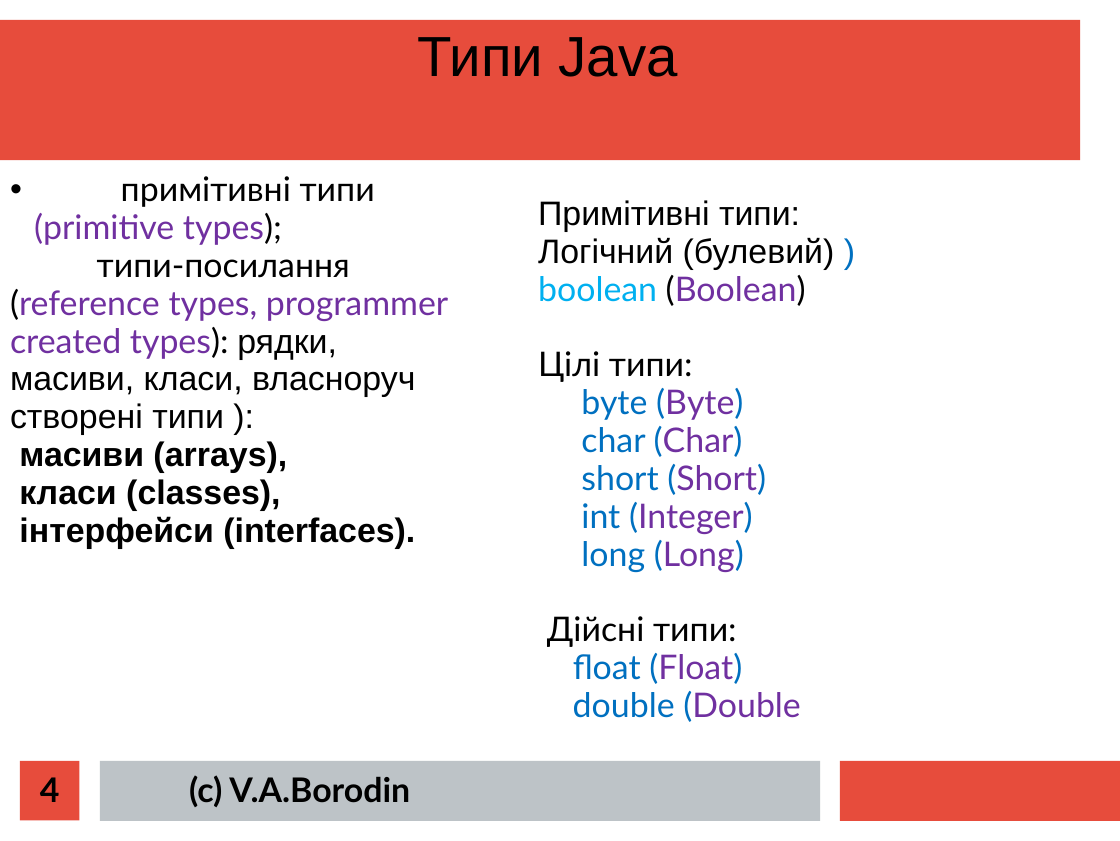
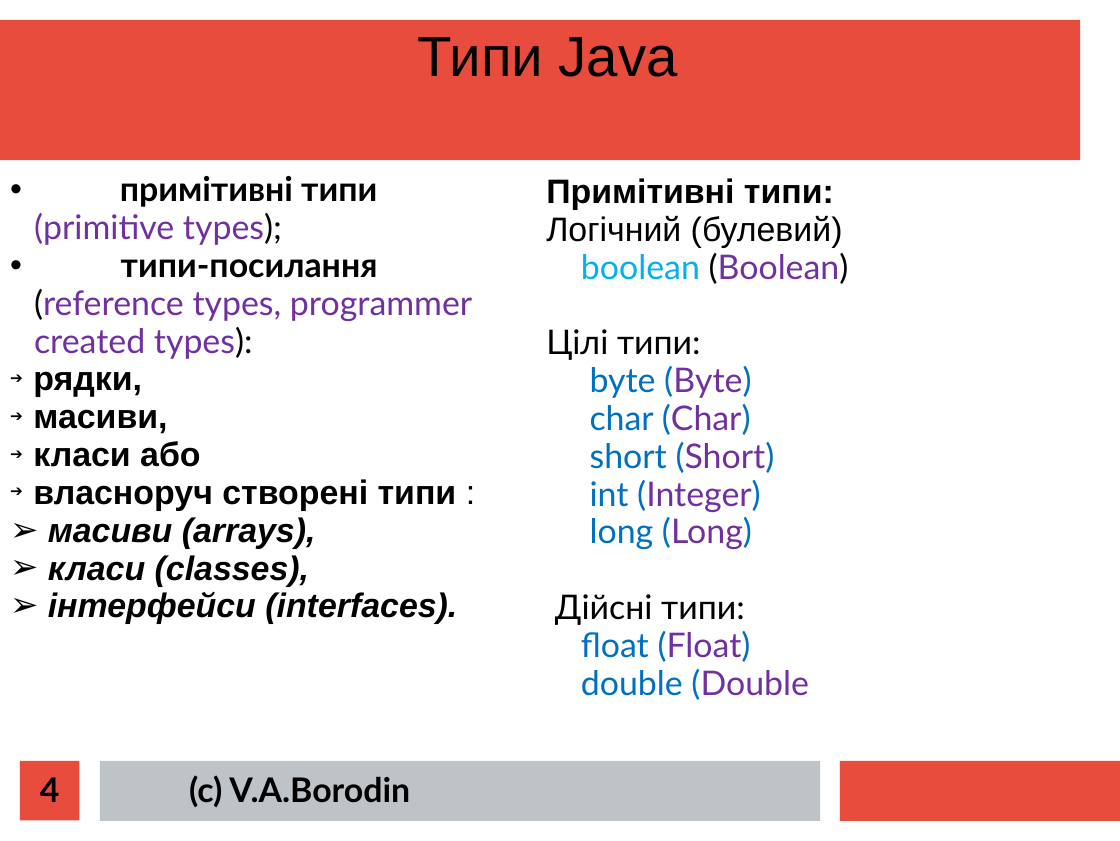
Before and after one commit to mecchmatProjects/JavaCourse, a slide deck: slide 4 of L01_Syntax/JavaTutorUkr1.ppt. Drawn at 1120x841 pixels with LibreOffice and Linux fonts; fonts in the diff are those of the drawing. Boxes give left, top, right and bottom in pixels: in the first picture for what was removed or moved away, otherwise in the second. Text is boxed around its words. In the diff, an @@ line names an element or a change of style, - is before the commit and + after.

```diff
--- a/L01_Syntax/JavaTutorUkr1.ppt
+++ b/L01_Syntax/JavaTutorUkr1.ppt
@@ text at (34, 176, 457, 624): bold on in "примітивні типи"; italic on in "масиви (arrays),", "класи (classes),", "інтерфейси (interfaces)."; bullet none to ➢ @@
@@ text "Примітивні типи:": place and size @@
-text "Примітивні типи:" at (538, 200, 835, 722)
+text "Примітивні типи:" at (546, 178, 849, 700)
@@ text at (546, 178, 834, 210): bold on in "Примітивні типи:" @@
@@ text at (546, 215, 843, 248): text changed @@
-Логічний (булевий) )
+Логічний (булевий)
@@ text at (33, 259, 472, 511): text changed; bold on @@
-типи-посилання (reference types, programmer created types): рядки, масиви, класи, власноруч створені типи ):
+• типи-посилання (reference types, programmer created types):
+➔ рядки,
+➔ масиви,
+➔ класи або
+➔ власноруч створені типи :
```
Also in this commit, not shown: 20 other slides changed.
